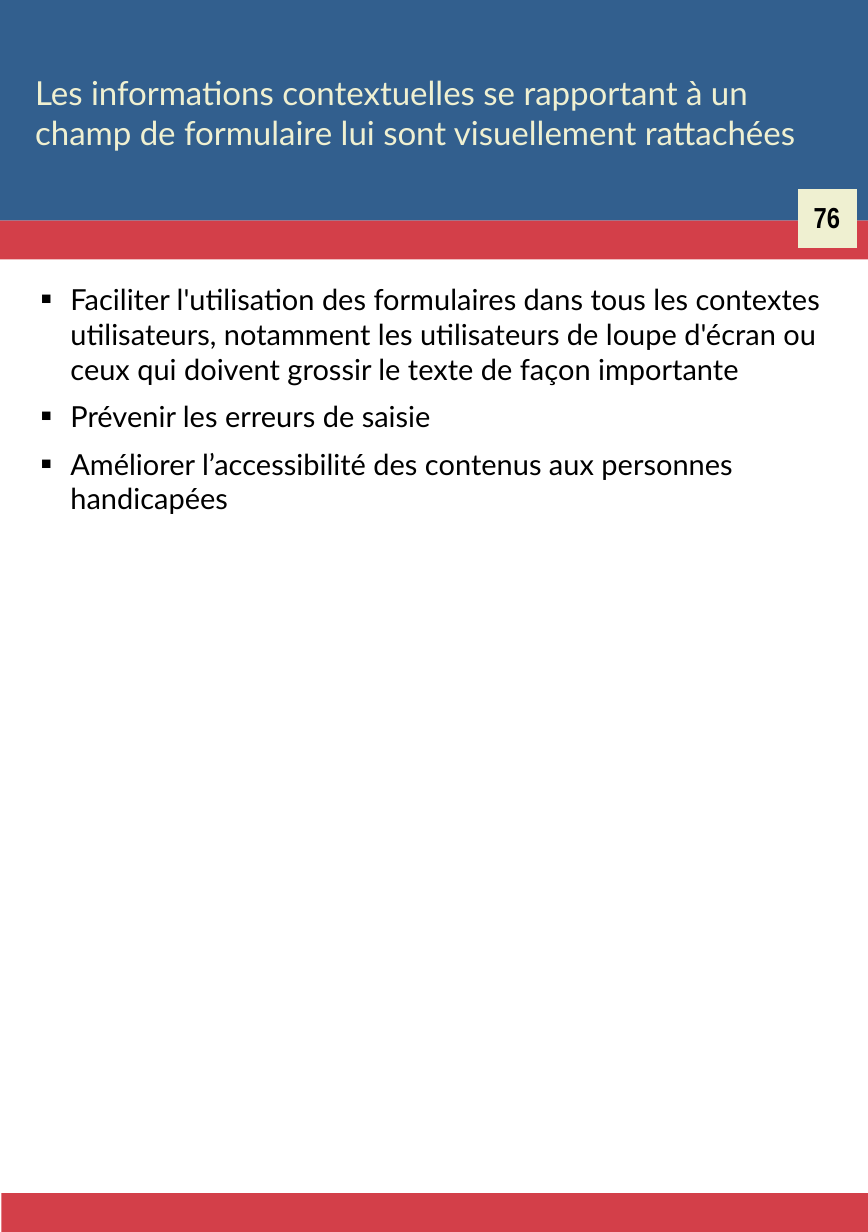
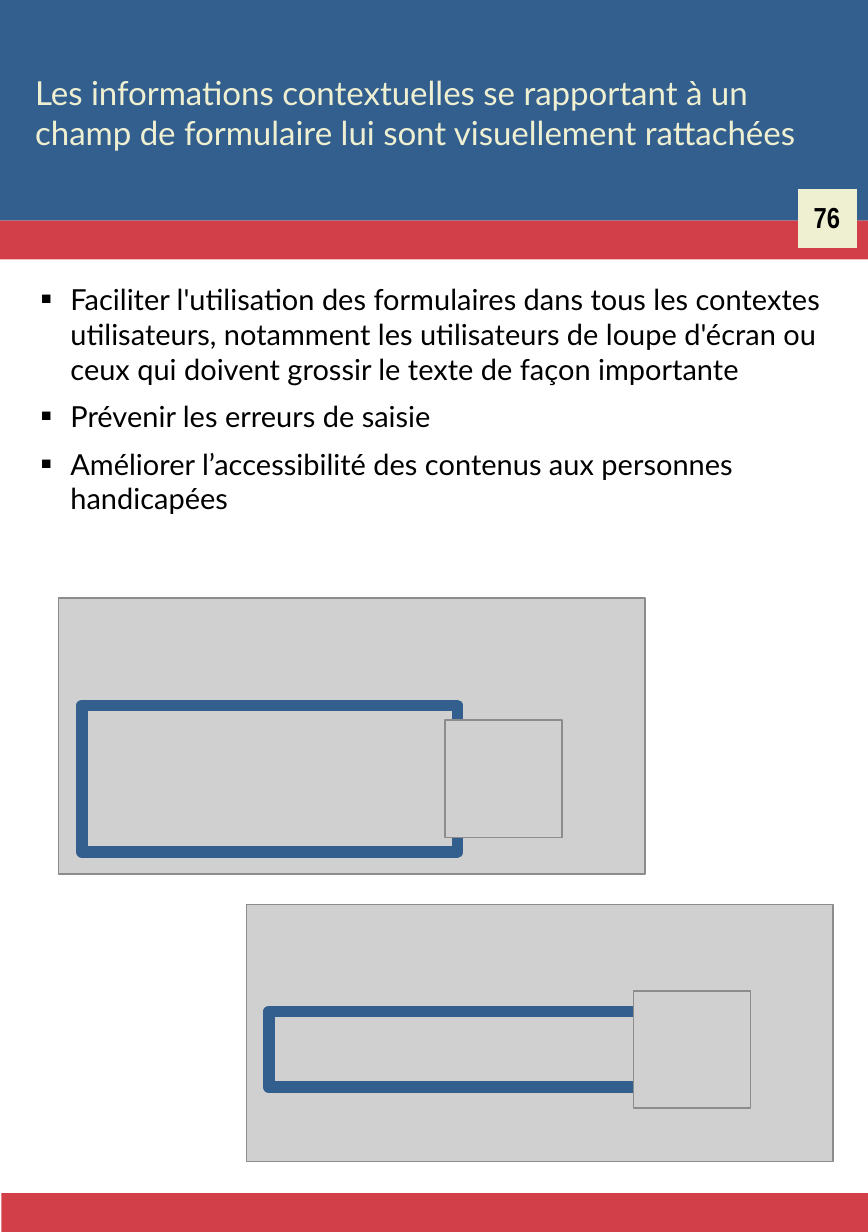
Before and after one commit to Zigazou/bonnes-pratiques-illustrees, a slide deck: slide 82 of bonnes-pratiques.odp. Drawn at 868x1232 pixels with LibreOffice and Linux fonts; fonts in the diff are those of the drawing; grey boxes stand for pictures. Boxes give left, top, right and bottom in pixels: in the first picture for what was removed or moved away, otherwise in the second. Text is boxed around its words. In the diff, an @@ line names an element or a change of style, - is before the commit and + after.

```diff
--- a/bonnes-pratiques.odp
+++ b/bonnes-pratiques.odp
@@ picture added at <box>58,597,645,872</box> @@
@@ rectangle added at <box>82,704,457,850</box>, outline #325F8E 5.67 pt @@
@@ picture added at <box>445,719,563,837</box> @@
@@ picture added at <box>246,904,832,1160</box> @@
@@ rectangle added at <box>269,1011,645,1087</box>, outline #325F8E 5.67 pt @@
@@ picture added at <box>633,990,750,1108</box> @@
```
Also in this commit, not shown: 5 other files.
